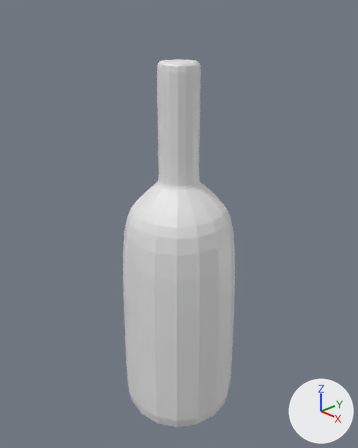
The Blender file Untitled.blend, before and after one commit.
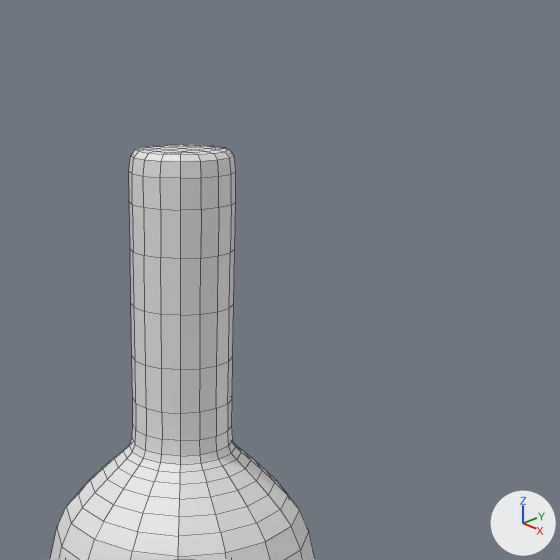
Each version is shown whole from a 50 mm camera at (0.555, -0.522, 0.524) aimed at (-0.007, 0.007, 0.18), then close up on the part from 29% to 93% of the width and 0% to 51% of the height. The axes (+X, +Y, +Z) are drawn at lower right. The lights are the same throughout. The close-ups show mesh edges as thin lines.

The scene before the commit, as lines of its bpy script (objects in view):
```python
me_cube_007 = bpy.data.meshes.new('Cube.007')
me_cube_007.from_pydata(...)  # 32 vertices, 30 faces; spans x -2.51..2.51, y -2.51..2.51, z -1.31..3.17
ob_cube_001 = bpy.data.objects.new('Cube.001', me_cube_007)
ob_cube_001.location = (0.0, 0.0, 0.0)
ob_cube_001.scale = (0.0428, 0.0428, 0.141)
_m = ob_cube_001.modifiers.new('Subdivision', 'SUBSURF')
_m.levels = 3
_m.render_levels = 3
```
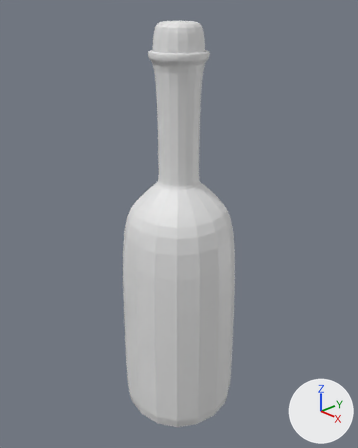
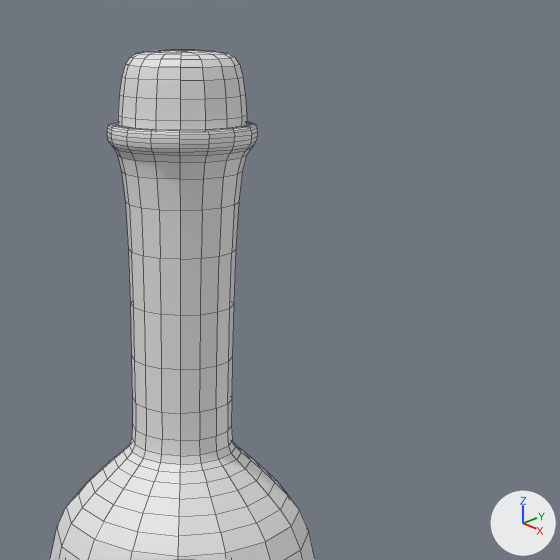
What differs and where, as boxes [x1, y1, x2, y2] in the close-ups (560 x 560 px):
'Cube.001', reshaped
    before: [50, 144, 315, 560]
    after: [50, 122, 315, 560]
'Cube.002', added
    after: [118, 50, 247, 130]
part 1 of me_cube_007, built on
    before: [129, 144, 236, 210]
    after: [107, 122, 258, 211]

The change, as a list of edits to the scene's bpy script:
```text
Change me_cube_007:
    used by ob_cube_001; location = (0.0, 0.0, 0.0); scale = (0.0428, 0.0428, 0.141)
    remove me_cube_007.from_pydata(...)  # 32 vertices, 30 faces; spans x -2.51..2.51, y -2.51..2.51, z -1.31..3.17
    add me_cube_007.from_pydata(...)  # 48 vertices, 46 faces; spans x -2.51..2.51, y -2.51..2.51, z -1.31..3.27
    me_cube_007 part 1
    1 face is deleted
    4 vertices move from x -0.8..0.8, y -0.8..0.8, z 3.17 to x -1.12..1.12, y -1.12..1.12, z 3.17
    16 vertices are added at x -1.12..1.12, y -1.12..1.12, z 2.77..3.27
    17 new faces join them
Add me_cube_008:
    me_cube_008.from_pydata([(-0.63, -0.63, 0.25), (-0.63, 0.63, 0.25), (0.63, 0.63, 0.25), (0.63, -0.63, 0.25), (-0.55, -0.55, -0.25), (-0.55, 0.55, -0.25), (0.55, 0.55, -0.25), (0.55, -0.55, -0.25), (0.87, -0.87, 0.21), (-0.87, -0.87, 0.21), (-0.87, 0.87, 0.21), (0.87, 0.87, 0.21), (0.99, -0.99, -0.21), (-0.99, 0.99, -0.21), (-0.99, -0.99, -0.21), (0.99, 0.99, -0.21)], [], [(2, 3, 0, 1), (6, 5, 4, 7), (14, 12, 7, 4), (15, 13, 5, 6), (12, 15, 6, 7), (13, 14, 4, 5), (1, 0, 9, 10), (3, 2, 11, 8), (2, 1, 10, 11), (0, 3, 8, 9), (10, 9, 14, 13), (8, 11, 15, 12), (11, 10, 13, 15), (9, 8, 12, 14)])
Add ob_cube_002:
    ob_cube_002 = bpy.data.objects.new('Cube.002', me_cube_008)
    ob_cube_002.location = (0.0, 0.0, 0.4643)
    ob_cube_002.scale = (0.0441, 0.0441, 0.145)
    _m = ob_cube_002.modifiers.new('Subdivision', 'SUBSURF')
    _m.levels = 3
    _m.render_levels = 3
```
